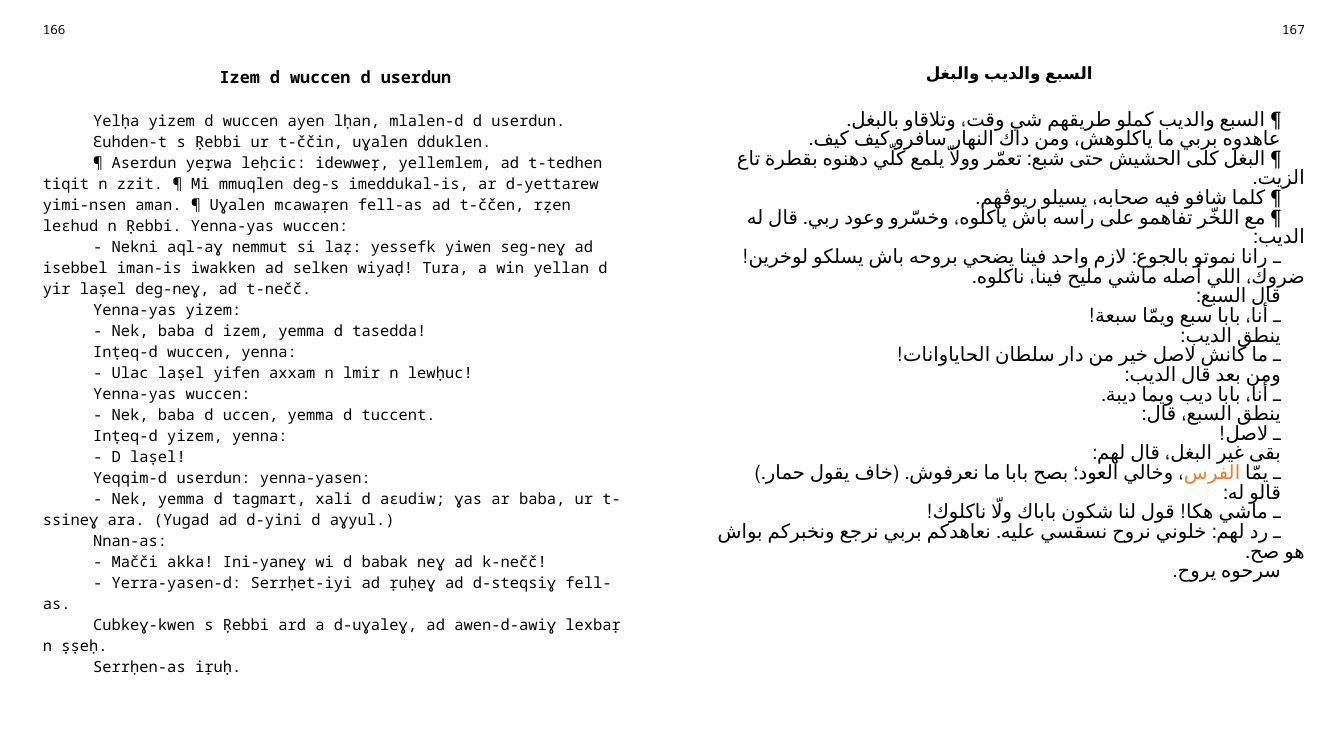
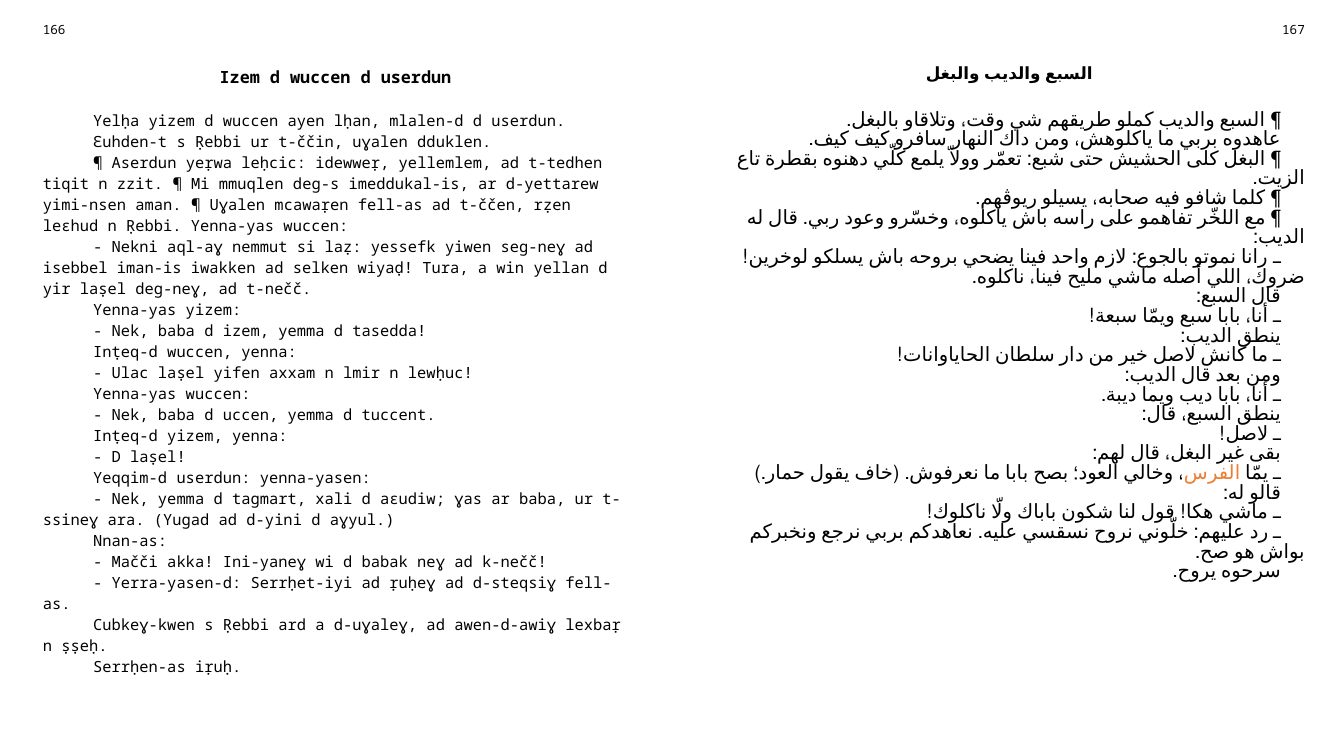
Before and after one commit to sferhah/tamacahut_n_wuccen, a slide deck: slide 80 of Uccen.ConsoleApp/uccen.arq.pptx. Drawn at 1344x756 pixels with LibreOffice and Linux fonts; fonts in the diff are those of the drawing. Boxes give left, top, right and bottom in pixels: in the first picture for what was removed or moved away, otherwise in the second. Text is boxed around its words. In the diff, an @@ line names an element or a change of style, - is before the commit and + after.

```diff
--- a/Uccen.ConsoleApp/uccen.arq.pptx
+++ b/Uccen.ConsoleApp/uccen.arq.pptx
@@ table at (32,16,1315,729) @@
-row 3, column 3: ¶ السبع والديب كملو طريقهم شي وقت، وتلاقاو بالبغل. / عاهدوه بربي ما ياكلوهش، ومن داك النهار سافرو كيف كيف. / ¶ البغل كلى الحشيش حتى شبع: تعمّر وولاّ يلمع كلّي دهنوه بقطرة تاع الزيت. / ¶ كلما شافو فيه صحابه، يسيلو ريوڨهم. / ¶ مع اللخّر تفاهمو على راسه باش ياكلوه، وخسّرو وعود ربي. قال له الديب: / ـ رانا نموتو بالجوع: لازم واحد فينا يضحي بروحه باش يسلكو لوخرين! ضروك، اللي أصله ماشي مليح فينا، ناكلوه. / قال السبع: / ـ أنا، بابا سبع ويمّا سبعة! / ينطق الديب: / ـ ما كانش لاصل خير من دار سلطان الحاياوانات! / ومن بعد قال الديب: / ـ أنا، بابا ديب ويما ديبة. / ينطق السبع، قال: / ـ لاصل! / بقى غير البغل، قال لهم: / ـ يمّا الفرس، وخالي العود؛ بصح بابا ما نعرفوش. (خاف يقول حمار.) / قالو له: / ـ ماشي هكا! قول لنا شكون باباك ولّا ناكلوك! / ـ رد لهم: خلوني نروح نسقسي عليه. نعاهدكم بربي نرجع ونخبركم بواش هو صح. / سرحوه يروح.
+row 3, column 3: ¶ السبع والديب كملو طريقهم شي وقت، وتلاقاو بالبغل. / عاهدوه بربي ما ياكلوهش، ومن داك النهار سافرو كيف كيف. / ¶ البغل كلى الحشيش حتى شبع: تعمّر وولاّ يلمع كلّي دهنوه بقطرة تاع الزيت. / ¶ كلما شافو فيه صحابه، يسيلو ريوڨهم. / ¶ مع اللخّر تفاهمو على راسه باش ياكلوه، وخسّرو وعود ربي. قال له الديب: / ـ رانا نموتو بالجوع: لازم واحد فينا يضحي بروحه باش يسلكو لوخرين! ضروك، اللي أصله ماشي مليح فينا، ناكلوه. / قال السبع: / ـ أنا، بابا سبع ويمّا سبعة! / ينطق الديب: / ـ ما كانش لاصل خير من دار سلطان الحاياوانات! / ومن بعد قال الديب: / ـ أنا، بابا ديب ويما ديبة. / ينطق السبع، قال: / ـ لاصل! / بقى غير البغل، قال لهم: / ـ يمّا الفرس، وخالي العود؛ بصح بابا ما نعرفوش. (خاف يقول حمار.) / قالو له: / ـ ماشي هكا! قول لنا شكون باباك ولّا ناكلوك! / ـ رد عليهم: خلّوني نروح نسقسي عليه. نعاهدكم بربي نرجع ونخبركم بواش هو صح. / سرحوه يروح.
```
Also in this commit, not shown: 12 other slides changed, 1 other file.
